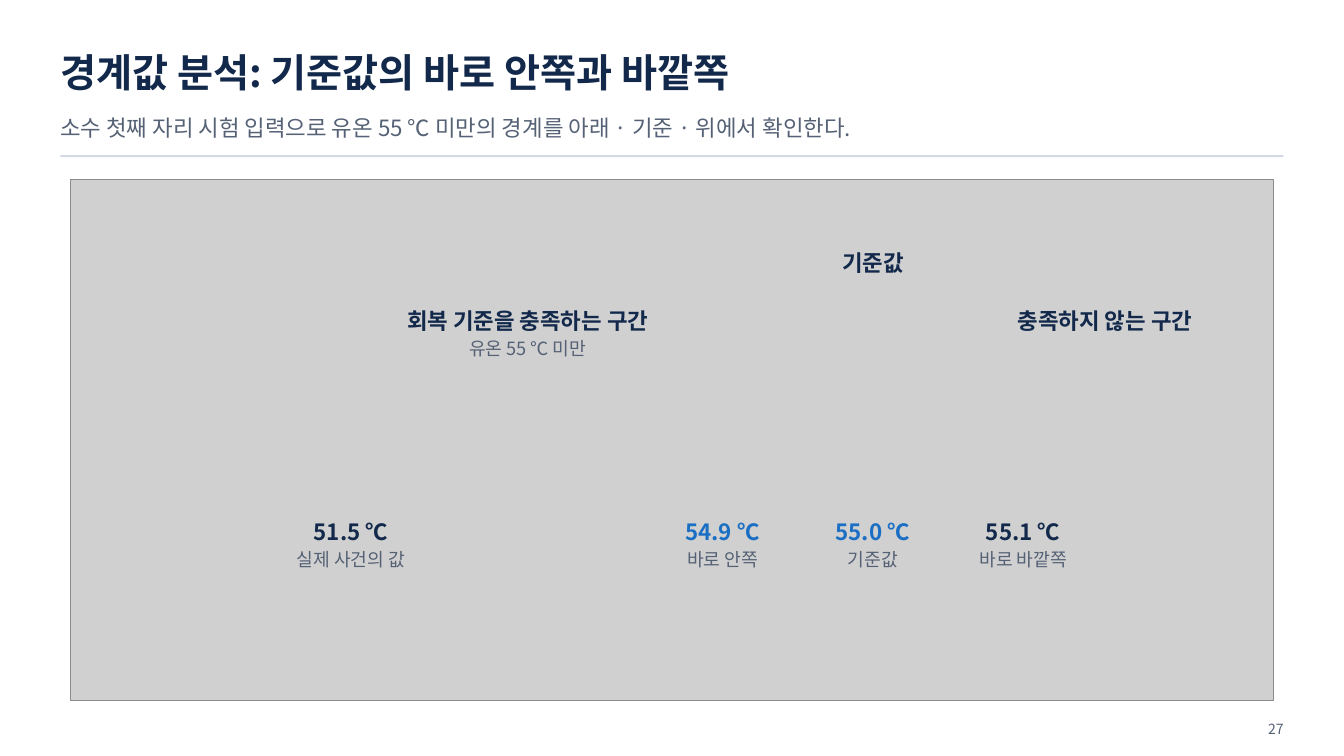
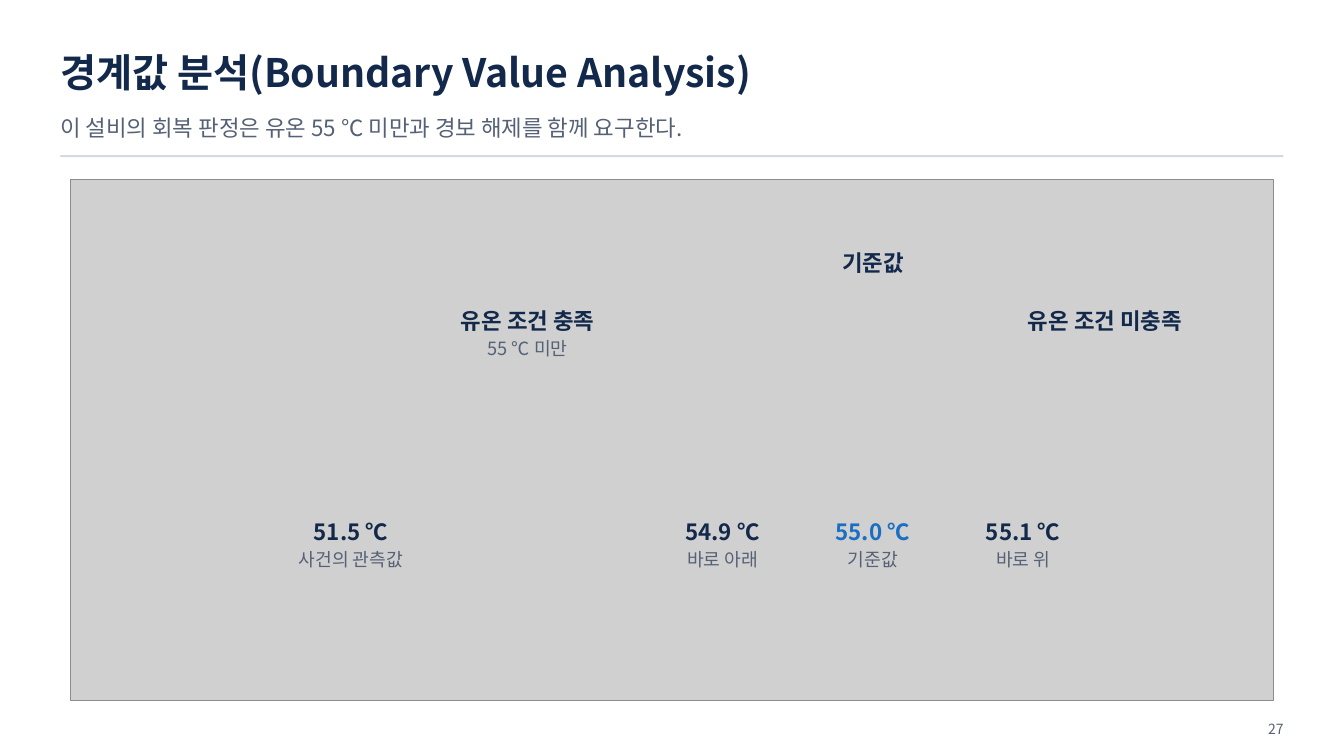
Before and after one commit to uengine-oss/hyd-iot-edu, a slide deck: slide 27 of workspace/강의제작/산출물/통합반/이론_오프라인/07회차/통합반_오프라인_07회차.pptx. Drawn at 1344x756 pixels with LibreOffice and Linux fonts; fonts in the diff are those of the drawing; grey boxes stand for pictures. Boxes give left, top, right and bottom in pixels: in the first picture for what was removed or moved away, otherwise in the second. Text is boxed around its words. In the diff, an @@ line names an element or a change of style, - is before the commit and + after.

```diff
--- a/workspace/강의제작/산출물/통합반/이론_오프라인/07회차/통합반_오프라인_07회차.pptx
+++ b/workspace/강의제작/산출물/통합반/이론_오프라인/07회차/통합반_오프라인_07회차.pptx
@@ text at [60,54,751,96]: text changed @@
-경계값 분석: 기준값의 바로 안쪽과 바깥쪽
+경계값 분석(Boundary Value Analysis)
@@ text at [60,117,683,138]: text changed @@
-소수 첫째 자리 시험 입력으로 유온 55 ℃ 미만의 경계를 아래 · 기준 · 위에서 확인한다.
+이 설비의 회복 판정은 유온 55 ℃ 미만과 경보 해제를 함께 요구한다.
@@ text at [461,310,594,357]: text changed @@
-회복 기준을 충족하는 구간
-유온 55 ℃ 미만
+유온 조건 충족
+55 ℃ 미만
@@ text at [1028,310,1182,331]: text changed @@
-충족하지 않는 구간
+유온 조건 미충족
@@ text at [685,522,759,541]: text colour #1A6FC4 to #13294B in "54.9 ℃" @@
@@ text at [299,551,403,568]: text changed @@
-실제 사건의 값
+사건의 관측값
@@ text at [687,551,757,568]: text changed @@
-바로 안쪽
+바로 아래
@@ text at [996,551,1050,568]: text changed @@
-바로 바깥쪽
+바로 위
```
Also in this commit, not shown: 5 other slides changed, 3 slides added, 3 slides removed, 10 other files.
